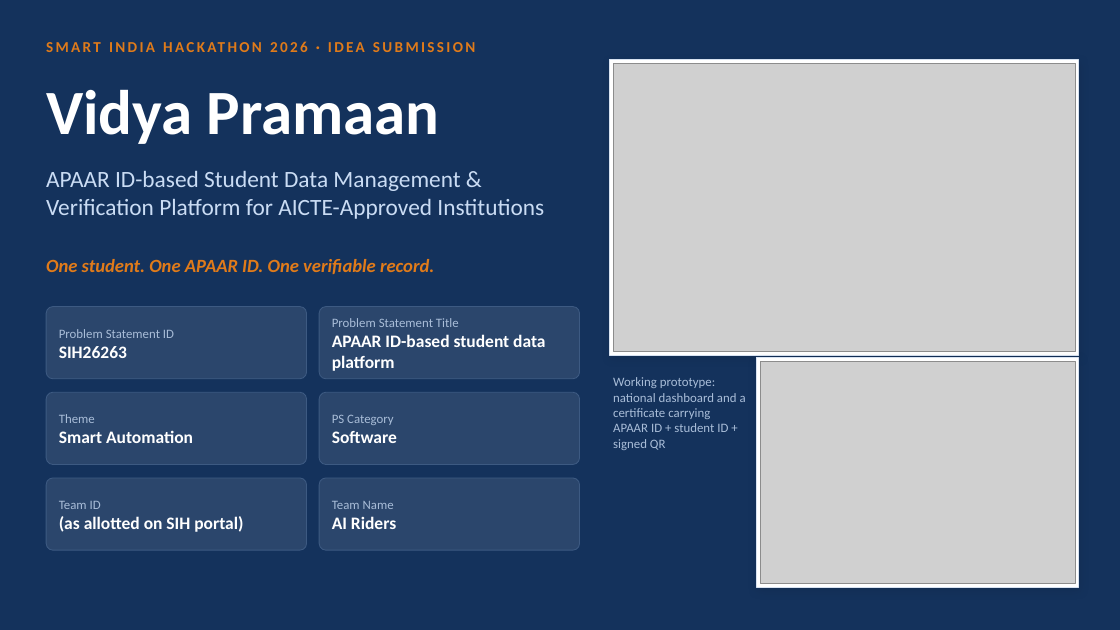
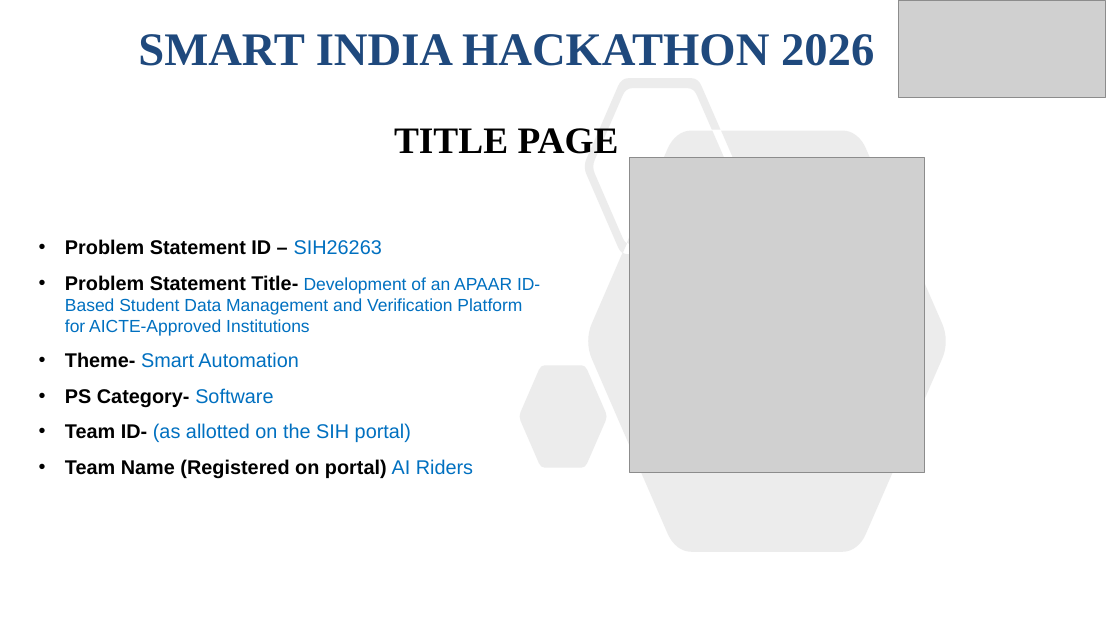
Before and after one commit to Pulkitkh/VidyaPramaan, a slide deck: slide 1 of ppt/SIH26263_AI_Riders_Idea.pptx. Drawn at 1120x630 pixels with LibreOffice and Linux fonts; fonts in the diff are those of the drawing; grey boxes stand for pictures. Boxes give left, top, right and bottom in pixels: in the first picture for what was removed or moved away, otherwise in the second. Text is boxed around its words. In the diff, an @@ line names an element or a change of style, - is before the commit and + after.

Commit message:
Rebuild idea deck inside the official SIH 2026 template
Six slides on the issued template with its frame and pointers intact:
flow diagrams, problem-to-solution mapping, implementation flowchart,
measured feasibility numbers, stakeholder map and prototype screenshots.
The instructions slide is removed as the template allows.

```diff
--- a/ppt/SIH26263_AI_Riders_Idea.pptx
+++ b/ppt/SIH26263_AI_Riders_Idea.pptx
@@ background #14325C to #FFFFFF @@
@@ title "SMART INDIA HACKATHON 2026" at (x1=138, y1=34, x2=874, y2=66): vertical alignment top to middle @@
@@ picture added at (x1=899, y1=0, x2=1106, y2=97) @@
@@ title at (x1=138, y1=34, x2=874, y2=66): text changed; size 13 to 40 pt; font Calibri to Times New Roman; text colour #E07B1A to #1F497D @@
-SMART INDIA HACKATHON 2026 · IDEA SUBMISSION
+SMART INDIA HACKATHON 2026
@@ title removed at (x1=46, y1=89, x2=440, y2=144) @@
-Vidya Pramaan
@@ freeform shape added at (x1=520, y1=78, x2=946, y2=552), fill #808080 at 15% opacity @@
@@ rectangle removed at (x1=610, y1=60, x2=1079, y2=355) @@
@@ picture removed at (x1=613, y1=63, x2=1075, y2=352) @@
@@ subtitle added at (x1=394, y1=128, x2=619, y2=154), 32 pt, text #000000, bold @@
+TITLE PAGE
@@ text removed at (x1=46, y1=171, x2=544, y2=219) @@
-APAAR ID-based Student Data Management & Verification Platform for AICTE-Approved Institutions
@@ picture added at (x1=630, y1=158, x2=924, y2=473) @@
@@ text added at (x1=65, y1=239, x2=540, y2=478), 17 pt, text #0070C0 @@
+• Problem Statement ID – SIH26263
+• Problem Statement Title- Development of an APAAR ID-Based Student Data Management and Verification Platform for AICTE-Approved Institutions
+• Theme- Smart Automation
+• PS Category- Software
+• Team ID- (as allotted on the SIH portal)
+• Team Name (Registered on portal) AI Riders
@@ text removed at (x1=46, y1=259, x2=434, y2=274) @@
-One student. One APAAR ID. One verifiable record.
@@ rounded rectangle removed at (x1=46, y1=307, x2=307, y2=379) @@
@@ text removed at (x1=59, y1=329, x2=174, y2=358) @@
-Problem Statement ID
-SIH26263
@@ rounded rectangle removed at (x1=319, y1=307, x2=580, y2=379) @@
@@ text removed at (x1=332, y1=318, x2=545, y2=371) @@
-Problem Statement Title
-APAAR ID-based student data platform
@@ rectangle removed at (x1=757, y1=358, x2=1079, y2=587) @@
@@ text removed at (x1=613, y1=377, x2=746, y2=450) @@
-Working prototype: national dashboard and a certificate carrying APAAR ID + student ID + signed QR
@@ picture removed at (x1=760, y1=361, x2=1075, y2=584) @@
@@ rounded rectangle removed at (x1=46, y1=392, x2=307, y2=465) @@
@@ text removed at (x1=59, y1=414, x2=193, y2=443) @@
-Theme
-Smart Automation
@@ rounded rectangle removed at (x1=319, y1=392, x2=580, y2=465) @@
@@ text removed at (x1=332, y1=415, x2=397, y2=443) @@
-PS Category
-Software
@@ rounded rectangle removed at (x1=46, y1=478, x2=307, y2=550) @@
@@ rounded rectangle removed at (x1=319, y1=478, x2=580, y2=550) @@
@@ text removed at (x1=59, y1=501, x2=243, y2=532) @@
-Team ID
-(as allotted on SIH portal)
@@ text removed at (x1=332, y1=501, x2=396, y2=529) @@
-Team Name
-AI Riders
```
Also in this commit, not shown: 2 other slides changed, 3 slides added, 3 slides removed, 2 other files.
